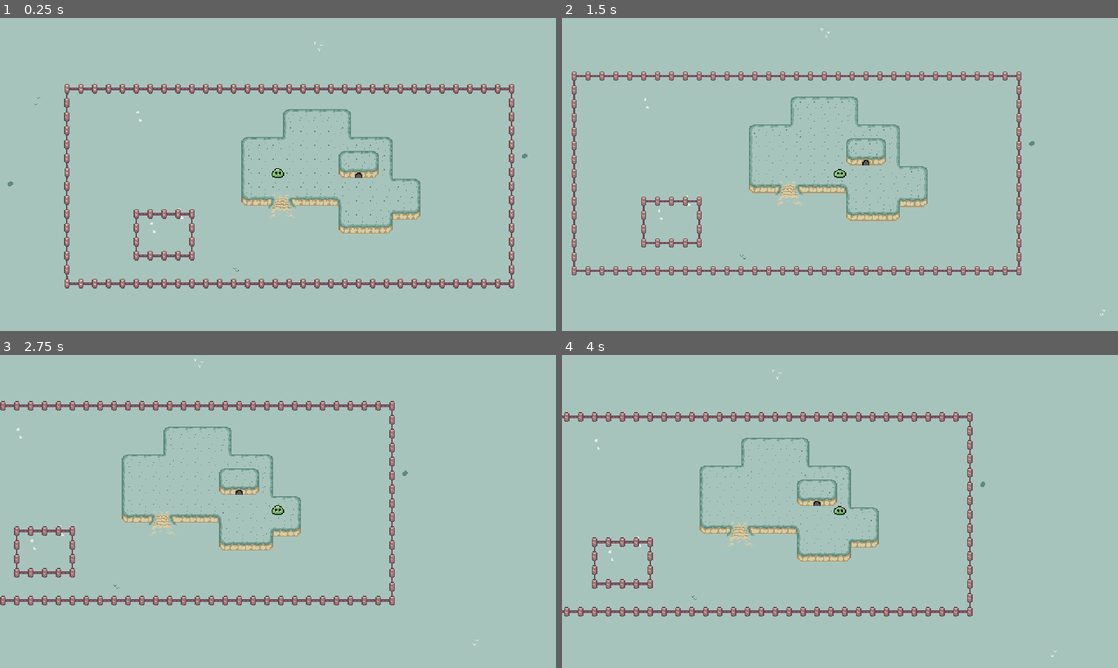
Above: before the commit, frames 1-4 (two rows, left to right).
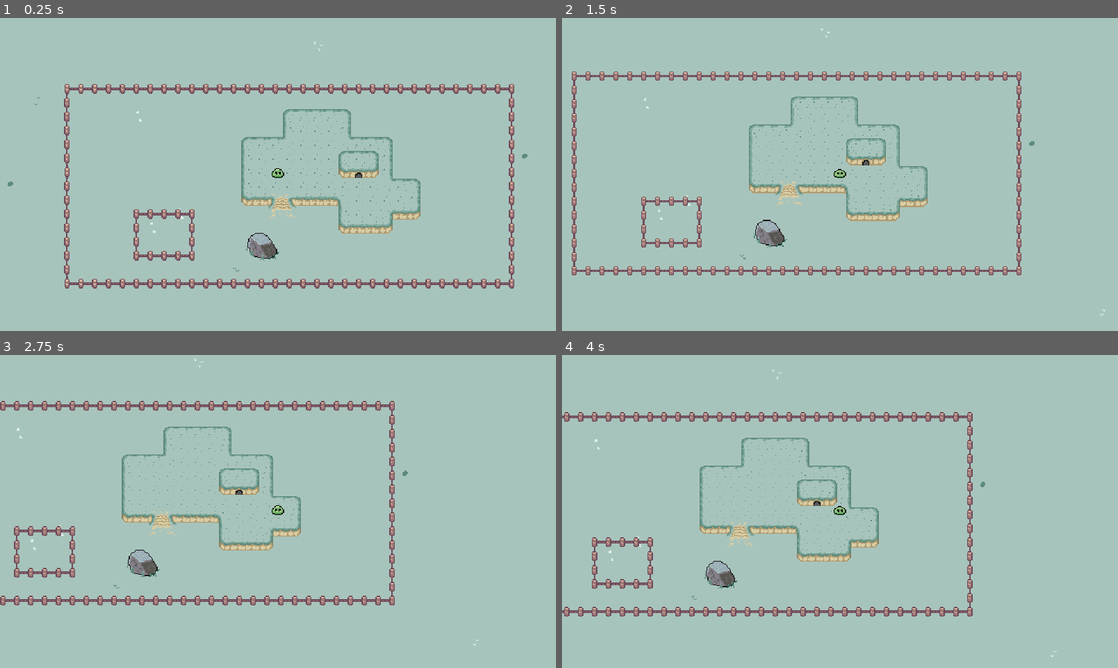
Above: after the commit, the same moments.

Repository: MisterCodo/slime
Game: Godot game, scene res://Levels/main.tscn
The game is run twice, just before and just after one commit, with the same random seed, the same clock (stepped at 60 frames per second) and the same inputs.
Inputs:
- Up to frame 1 (0.25 s): no input
- Up to frame 2 (1.5 s): tap Enter at 0.5 s; hold D (ui_right) 0.53-1.28 s; hold S (ui_down) from 1.28 s (still down)
- Up to frame 3 (2.75 s): tap Space at 2 s; release S (ui_down) at 2.03 s; hold D (ui_right) from 2.03 s (still down)
- Up to frame 4 (4 s): release D (ui_right) at 2.78 s; hold W (ui_up) 2.78-3.53 s; tap Enter at 3.5 s; hold A (ui_left) from 3.53 s (still down)

The runs differ from the first frame. In frame 1, 0.3% of the frame differs, in the area x 44-51%, y 68-78%; in frame 2, 0.3%, in the area x 34-41%, y 64-74%; in frame 3, 0.3%; in frame 4, 0.3%.

Commit message:
Progress on #4 Adds big rock scene with collisions

Diff:
--- a/Levels/main.tscn
+++ b/Levels/main.tscn
@@ -1,9 +1,10 @@
-[gd_scene load_steps=10 format=3 uid="uid://c1p41tofrxvb5"]
+[gd_scene load_steps=11 format=3 uid="uid://c1p41tofrxvb5"]
 
 [ext_resource type="PackedScene" uid="uid://kj25qgsqq3ws" path="res://Characters/Slime/slime.tscn" id="1_r2xe2"]
 [ext_resource type="Texture2D" uid="uid://bkstgs1a4vfm6" path="res://Art/Grass.png" id="2_0b5v0"]
 [ext_resource type="Texture2D" uid="uid://b0jv6nq1t38ec" path="res://Art/Hills.png" id="3_xkd0f"]
 [ext_resource type="Texture2D" uid="uid://dvw0w625ccslo" path="res://Art/Fences.png" id="4_5qc43"]
+[ext_resource type="PackedScene" uid="uid://bnlr8arb7gsml" path="res://Objects/big_rock.tscn" id="5_baw76"]
 
 [sub_resource type="AnimationNodeStateMachinePlayback" id="AnimationNodeStateMachinePlayback_57sng"]
 
@@ -217,6 +218,9 @@
 position = Vector2(75, 91)
 y_sort_enabled = true
 
+[node name="Sprite2d" parent="slime" index="0"]
+frame = 0
+
 [node name="AnimationTree" parent="slime" index="2"]
 parameters/playback = SubResource("AnimationNodeStateMachinePlayback_57sng")
 
@@ -252,4 +256,7 @@
 layer_2/tile_data = PackedInt32Array(-11, 65538, 0, -10, 131074, 3, -9, 131074, 3, -8, 131074, 3, -7, 131074, 3, -6, 13 …(1729 unchanged characters)…
 metadata/_edit_lock_ = true
 
+[node name="big_rock" parent="." instance=ExtResource("5_baw76")]
+position = Vector2(56, 174)
+
 [editable path="slime"]
--- /dev/null
+++ b/Objects/big_rock.tscn
@@ -0,0 +1,17 @@
+[gd_scene load_steps=3 format=3 uid="uid://bnlr8arb7gsml"]
+
+[ext_resource type="Texture2D" uid="uid://u67h1466qlhm" path="res://Art/BigRock.png" id="1_byipj"]
+
+[sub_resource type="CapsuleShape2D" id="CapsuleShape2D_gs65g"]
+radius = 7.0
+height = 34.0
+
+[node name="big_rock" type="StaticBody2D"]
+
+[node name="Sprite2d" type="Sprite2D" parent="."]
+texture = ExtResource("1_byipj")
+
+[node name="CollisionShape2d" type="CollisionShape2D" parent="."]
+position = Vector2(1, 6)
+rotation = 1.5708
+shape = SubResource("CapsuleShape2D_gs65g")
Binary file added: Art/BigRock.png
Not shown, added: Art/BigRock.png.import
